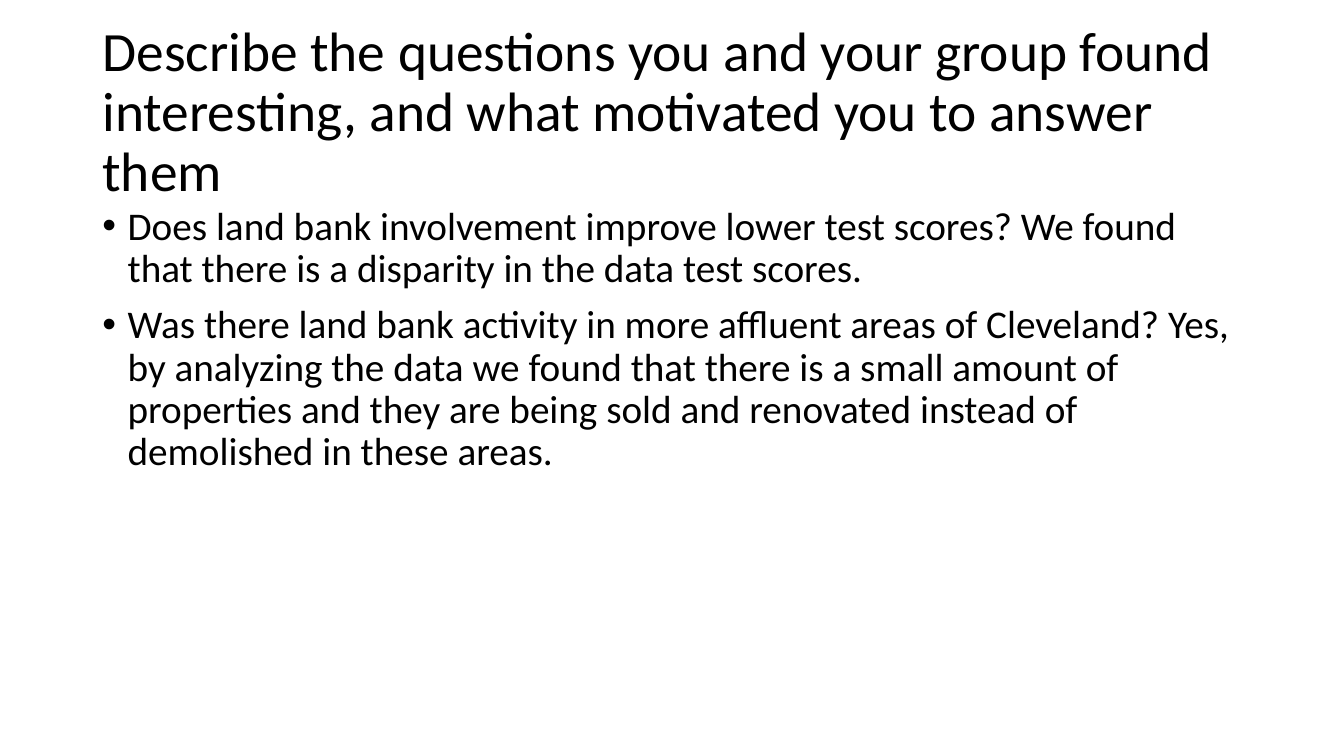
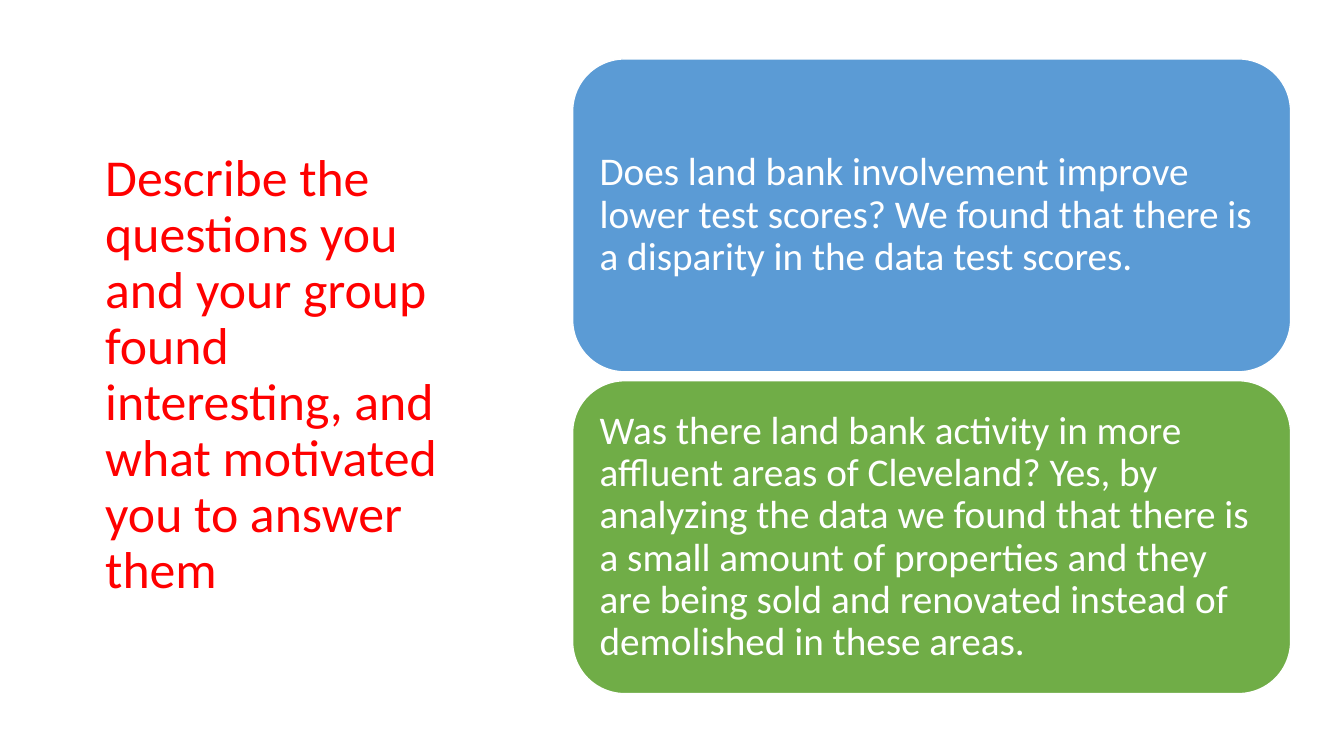
Before and after one commit to nicholasiii/GroupAssignement1, a slide deck: slide 3 of Group 2.pptx. Drawn at 1344x756 pixels with LibreOffice and Linux fonts; fonts in the diff are those of the drawing. Boxes give left, top, right and bottom in pixels: in the first picture for what was removed or moved away, otherwise in the second. Text is boxed around its words. In the diff, an @@ line names an element or a change of style, - is before the commit and + after.

```diff
--- a/Group 2.pptx
+++ b/Group 2.pptx
@@ rounded rectangle added at bbox=[573, 58, 1291, 371], fill #5B9BD5, outline #FFFFFF 1 pt @@
@@ title "Describe the questions you and ...": place and size @@
-title "Describe the questions you and ..." at bbox=[102, 32, 1212, 192]
+title "Describe the questions you and ..." at bbox=[105, 160, 437, 589]
@@ title "Describe the questions you and ..." at bbox=[105, 160, 437, 589]: size 39.6 to 37 pt, text colour #000000 to #FF0000 @@
@@ text added at bbox=[600, 158, 1251, 277], 28 pt, text #FFFFFF @@
+Does land bank involvement improve lower test scores? We found that there is a disparity in the data test scores.
@@ text at bbox=[128, 212, 1176, 289]: paragraph removed @@
-• Does land bank involvement improve lower test scores? We found that there is a disparity in the data test scores.
@@ rounded rectangle added at bbox=[573, 381, 1291, 694], fill #70AD47, outline #FFFFFF 1 pt @@
@@ text "Was there land bank activity ...": place and size @@
-text "Was there land bank activity ..." at bbox=[128, 212, 1229, 466]
+text "Was there land bank activity ..." at bbox=[600, 417, 1248, 656]
@@ text "Was there land bank activity ..." at bbox=[600, 417, 1248, 656]: text colour #000000 to #FFFFFF; bullet • to none; vertical alignment top to middle @@
```
Also in this commit, not shown: 6 other slides changed, 10 slides added, 4 other files.
